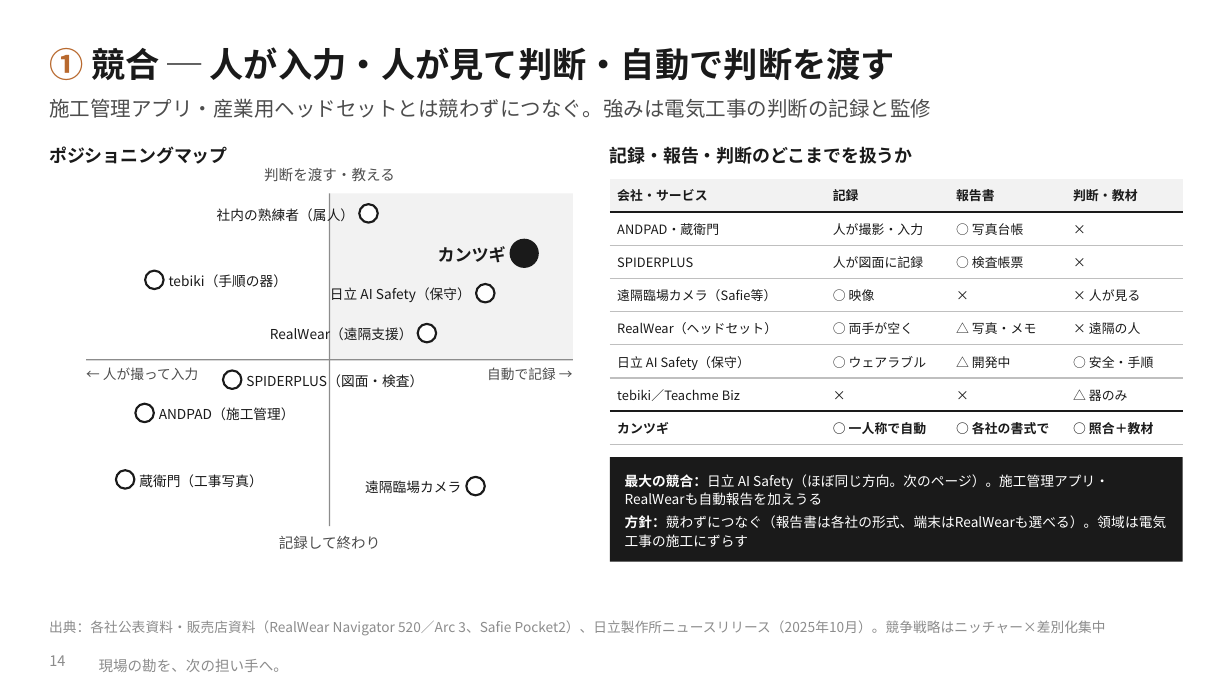
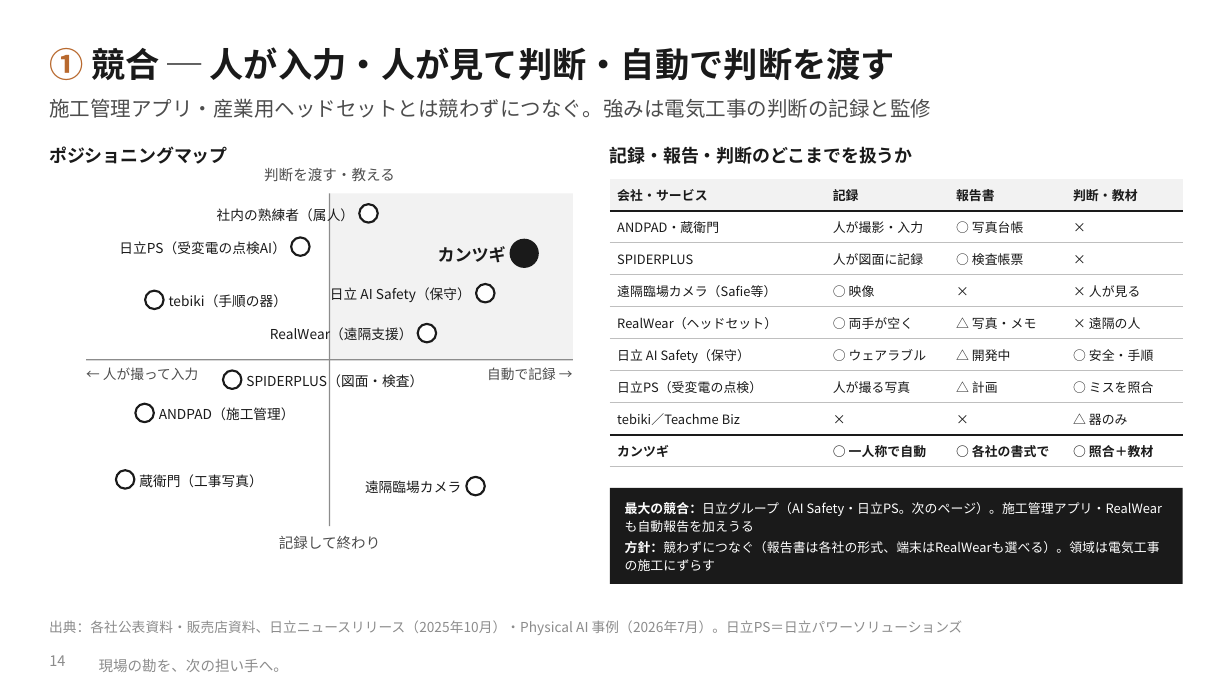
Before and after one commit to SEITOSHIKI/-ai-commute-audio-, a slide deck: slide 14 of deck/カンツギ_事業計画書_本編.pptx. Drawn at 1232x693 pixels with LibreOffice and Linux fonts; fonts in the diff are those of the drawing; background and template pictures are left out. Boxes give left, top, right and bottom in pixels: in the first picture for what was removed or moved away, otherwise in the second. Text is boxed around its words. In the diff, an @@ line names an element or a change of style, - is before the commit and + after.

```diff
--- a/deck/カンツギ_事業計画書_本編.pptx
+++ b/deck/カンツギ_事業計画書_本編.pptx
@@ table at (610,179,1183,462) @@
+row 7: 日立PS（受変電の点検） | 人が撮る写真 | △ 計画 | ○ ミスを照合
@@ ellipse added at (291,238,309,256), fill #FFFFFF, outline #1A1A1A 1.25 pt @@
@@ text added at (119,241,286,254), 8 pt, text #1A1A1A @@
+日立PS（受変電の点検AI）
@@ ellipse: place and size @@
-ellipse at (145,271,164,290)
+ellipse at (145,291,164,309)
@@ text "tebiki（手順の器）": place and size @@
-text "tebiki（手順の器）" at (169,274,288,287)
+text "tebiki（手順の器）" at (169,294,288,307)
@@ rectangle: place and size @@
-rectangle at (610,457,1183,562)
+rectangle at (610,488,1183,584)
@@ text at (625,502,1163,516): text changed; size 8 to 7.5 pt @@
-最大の競合：日立 AI Safety（ほぼ同じ方向。次のページ）。施工管理アプリ・RealWearも自動報告を加えうる
+最大の競合：日立グループ（AI Safety・日立PS。次のページ）。施工管理アプリ・RealWearも自動報告を加えうる
@@ text "最大の競合：日立グループ（AI Safety・日立PS。次のページ）。施工管理アプリ・RealWearも自動報告を加えう ...": place and size @@
-text "最大の競合：日立グループ（AI Safety・日立PS。次のページ）。施工管理アプリ・RealWearも自動報告を加えう ..." at (625,474,1167,547)
+text "最大の競合：日立グループ（AI Safety・日立PS。次のページ）。施工管理アプリ・RealWearも自動報告を加えう ..." at (625,502,1163,571)
@@ text at (625,541,1160,571): size 8 to 7.5 pt in "方針：競わずにつなぐ（報告書は各社の形式、端末はRealWearも選べる）。領域は電気工事の施工にずらす" @@
@@ text at (49,620,963,635): text changed @@
-出典：各社公表資料・販売店資料（RealWear Navigator 520／Arc 3、Safie Pocket2）、日立製作所ニュースリリース（2025年10月）。競争戦略はニッチャー×差別化集中
+出典：各社公表資料・販売店資料、日立ニュースリリース（2025年10月）・Physical AI 事例（2026年7月）。日立PS＝日立パワーソリューションズ
```
Also in this commit, not shown: 3 other slides changed, 2 slides added, 12 other files.
